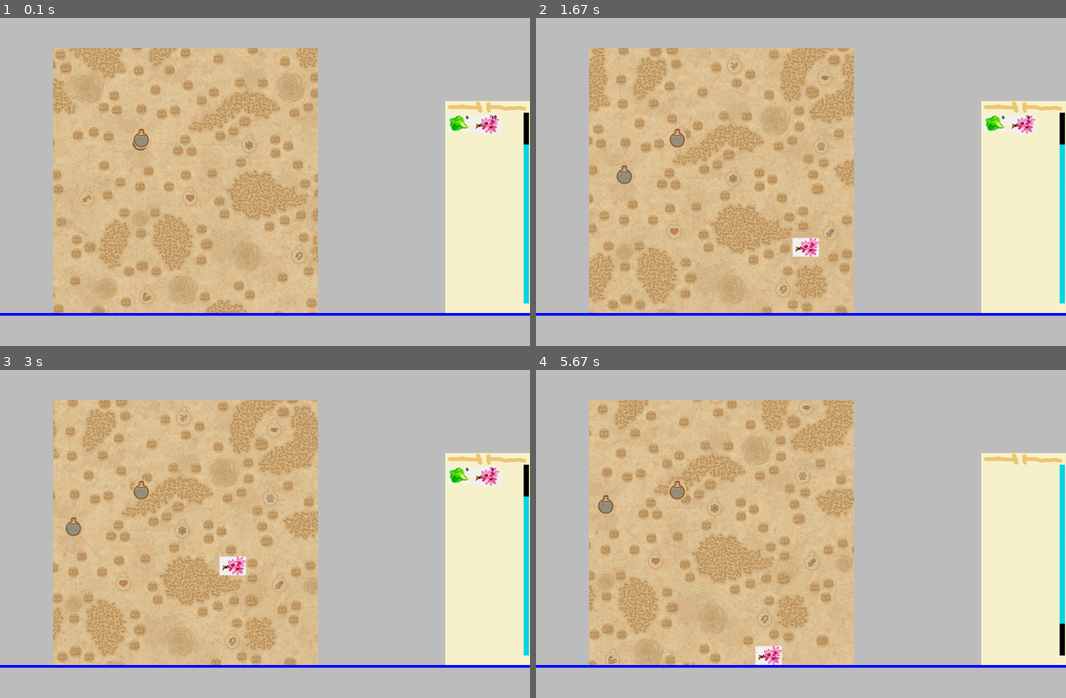
Above: before the commit, frames 1-4 (two rows, left to right).
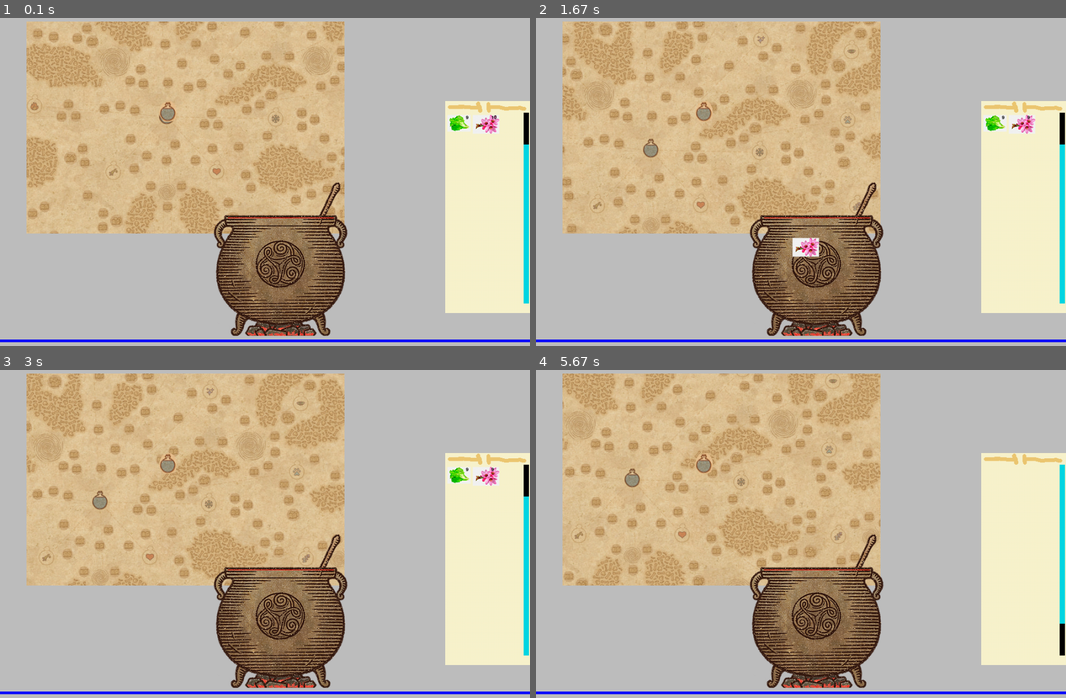
Above: after the commit, the same moments.

Repository: pumpkineater777/projectpygame
Game: pygame game, started from main.py
Same seed, same stepped clock (60 frames per second), same inputs: the game is played once before the commit and once after it.
Inputs (mouse positions are in pixels of both pictures, inside the frame that each line leads up to):
- Up to frame 1 (0.1 s): no input
- Up to frame 2 (1.67 s): press the mouse at (1023, 122) at 0.37 s; move the mouse to (848, 152) at 0.47 s; release the mouse at (673, 182) at 0.6 s; hold D 0.67-1.13 s; hold W 1.17-1.47 s; press the mouse at (673, 247) at 1.53 s; move the mouse to (806, 241) at 1.63 s
- Up to frame 3 (3 s): release the mouse at (402, 589) at 1.77 s; hold D 1.83-2.3 s; press the mouse at (402, 619) at 2.37 s; move the mouse to (318, 586) at 2.47 s; release the mouse at (233, 550) at 2.6 s; hold A from 2.67 s (still down)
- Up to frame 4 (5.67 s): release A at 3.2 s; hold S 3.23-3.53 s; press the mouse at (1060, 481) at 3.6 s; move the mouse to (869, 576) at 3.7 s; release the mouse at (673, 671) at 3.83 s; hold A 3.9-4.3 s; hold W 4.33-4.7 s; hold D 4.73-5.37 s; hold S from 5.4 s (still down)

The runs differ from the first frame. In frame 1, 36% of the frame differs, in the area x 0-100%, y 1-99%; in frame 2, 36%; in frame 3, 36%; in frame 4, 36%.

Commit message:
first git

Diff:
--- /dev/null
+++ b/bpwl.py
@@ -0,0 +1,16 @@
+import pygame as pg
+from load_image import load_image
+
+
+
+class Bowl(pg.sprite.Sprite):
+    def __init__(self, x, y):
+        super().__init__()
+        self.image = pg.Surface((200, 1))
+        self.image.fill("red")
+        self.rect = self.image.get_rect()
+        self.rect.x = x
+        self.rect.y = y
+
+    def mouse_over(self, mouse):
+        return False
--- a/ingridient.py
+++ b/ingridient.py
@@ -1,5 +1,6 @@
 import pygame as pg
 from load_image import load_image
+
 
 width = 40
 height = 40
@@ -30,15 +31,19 @@
         self.vx = 0
         self.on = False
 
-    def update(self, platforms):
+    def update(self, platforms, kills, clicked):
         if not self.on:
             self.vy += 0.35
         self.rect = self.rect.move(self.vx, self.vy)
-        self.collide(platforms)
+        self.collide(platforms, kills, clicked)
 
-    def collide(self, platforms):
+    def collide(self, platforms, kills, clicked):
         for p in platforms:
             if pg.sprite.collide_rect(self, p):
                 self.on = True
                 self.rect.bottom = p.rect.top
                 self.vy = 0
+        for k in kills:
+            if pg.sprite.collide_rect(self, k):
+                if self != clicked:
+                    self.kill()
--- a/main.py
+++ b/main.py
@@ -3,13 +3,14 @@
 from load_image import load_image
 from object import Object
 from porion import Potion
+from bpwl import Bowl
 
 fps = 30
 
-left_win = 100
-top_win = 100
-win_width = 500
-win_height = 500
+left_win = 50
+top_win = 50
+win_width = 600
+win_height = 400
 
 
 class Camera(object):
@@ -109,11 +110,16 @@
     board.add(Boarder(0, left_win, left_win, height - left_win))
     board.add(Boarder(left_win + win_width, top_win, width - (left_win + win_width), height - top_win))
     board.add(Boarder(left_win, top_win + win_height, width - left_win, height - (top_win + win_height)))
+    entities.add(OnlyImage(400, 350, "Котёл.png"))
     entities.add(OnlyImage(840, 200, "rightobject.png"))
+    temp = Bowl(430, 420)
+    entities.add(temp)
+    kills = [temp]
+    entities.add()
     Bar = bar(988, 222)
     entities.add(Bar)
     platforms = []
-    temp = Object(0, 600)
+    temp = Object(0, 650)
     platforms.append(temp)
     entities.add(temp)
     total_width = 2580
@@ -129,6 +135,7 @@
     addiction.add(hero)
     font = pg.font.Font(None, 14)
     direc = [False, False, False, False]
+    pointed = [None, None]
     for elem in INGR:
         temp = Inridient_photo(840 + temp_x, 222 + temp_y, elem)
         entities.add(temp)
@@ -146,10 +153,19 @@
         screen.blit(e.image, camera.apply(e))
     pg.display.flip()
     my_mouse = [0, 0]
+    timer = 0
+    tempopary = pg.sprite.Group()
     while running:
         for event in pg.event.get():
             if event.type == pg.QUIT:
                 running = False
+            if event.type == pg.MOUSEMOTION:
+                for elem in entities:
+                    if elem.mouse_over(event.pos):
+                        pointed = pointed[1], elem
+                        break
+                else:
+                    pointed = pointed[1], None
             if event.type == pg.MOUSEBUTTONDOWN:
                 for elem in entities:
                     if elem.mouse_over(event.pos):
@@ -194,13 +210,24 @@
                     direc[3] = False
             if event.type == pg.MOUSEBUTTONUP:
                 clicked = None
+        if pointed[0] == pointed[1] != None:
+            timer += 1
+        else:
+            timer = 0
+            for elem in tempopary:
+                elem.kill()
+        if timer >= 50:
+            if pointed[0] in ingr:
+                temp = OnlyImage(pointed[0].rect.x - 75, pointed[0].rect.y + 50, "amistupid.jpg")
+                tempopary.add(temp)
+                entities.add(temp)
         screen.fill("black")
         hero.update(direc)
-        inrgidientGroup.update(platforms)
+        inrgidientGroup.update(platforms, kills, clicked)
+        camera.update(hero)
         if clicked != None:
             mouse_pos = pg.mouse.get_pos()
             clicked.update_mouse(mouse_pos, my_mouse)
-        camera.update(hero)
         temp_x = 4
         temp_y = 4
         for e in addiction:
Binary file added: image/amistupid.jpg
Binary file added: image/Котёл.png
